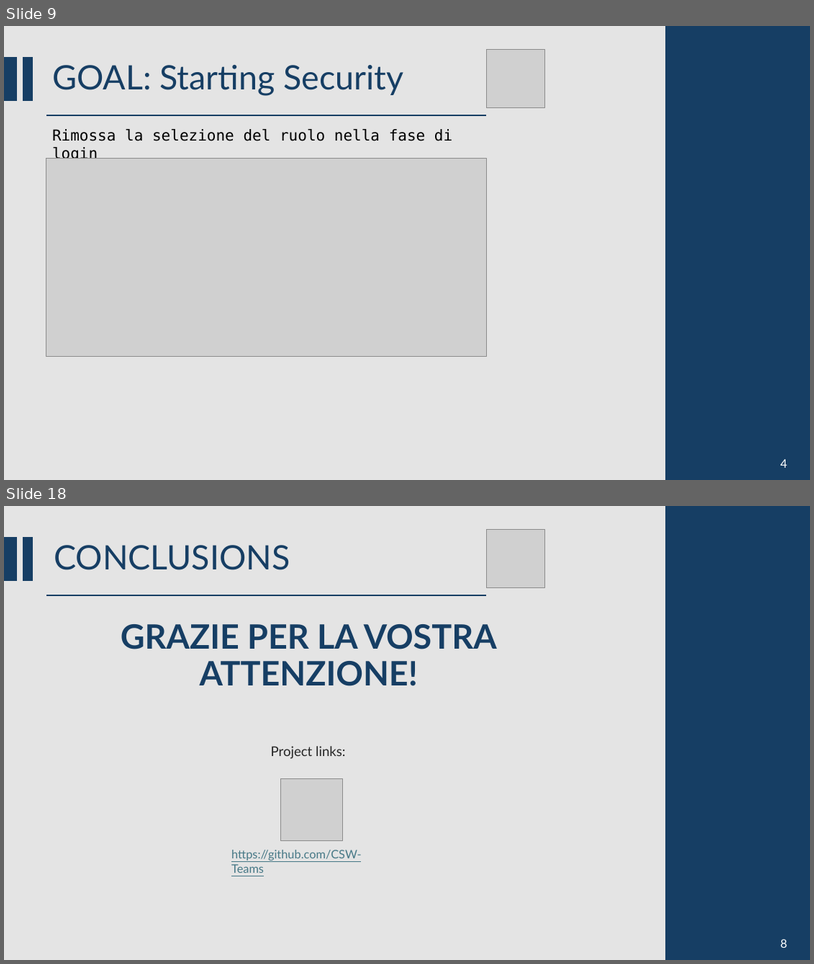
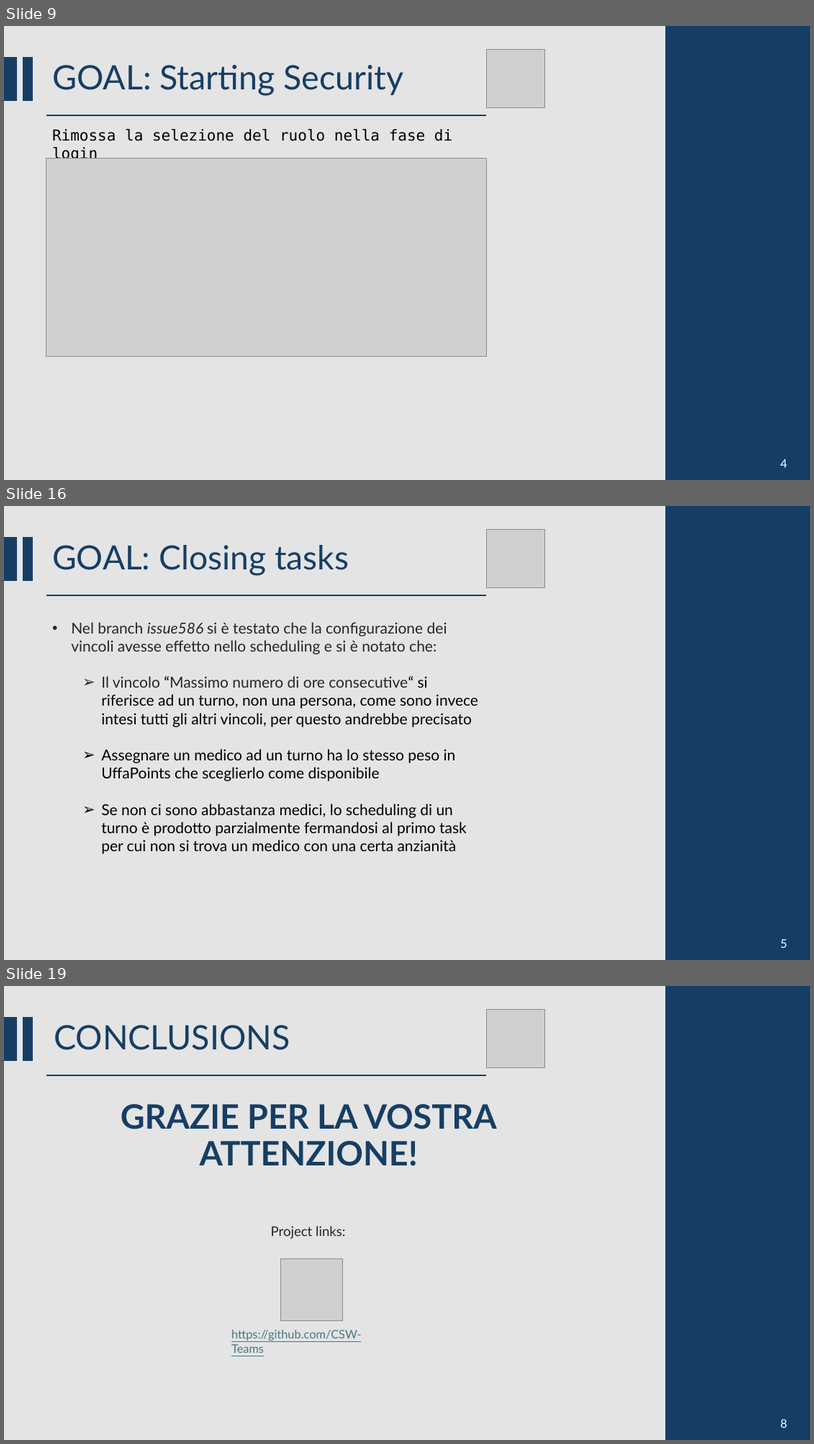
Before and after one commit to CSW-Teams/MS3-docs, a slide deck: ShiftsHappen/Sprint 1/CSW Sprint 1.pptm. Shown one above the other, each under a label of ours: slides 9 and 18 before the commit, slides 9, 16 and 19 after it; the slides between them are not shown. The pictures are 814x964 and 814x1444 pixels, drawn with LibreOffice and Linux fonts; fonts in the diff are those of the drawing; grey boxes stand for pictures. Boxes give left, top, right and bottom in pixels: in the first picture for what was removed or moved away, otherwise in the second. Text is boxed around its words. In the diff, an @@ line names an element or a change of style, - is before the commit and + after.

```diff
--- a/ShiftsHappen/Sprint 1/CSW Sprint 1.pptm
+++ b/ShiftsHappen/Sprint 1/CSW Sprint 1.pptm
@@ slide 16 added at (4, 506, 810, 960), background #D9D9D9 at 70% opacity @@
@@ rectangle added at (666, 506, 810, 960), fill #163E64, outline #163E64 1.5 pt @@
@@ rectangle added at (4, 538, 17, 580), fill #163E64, outline #163E64 1.5 pt @@
@@ rectangle added at (23, 538, 32, 580), fill #163E64, outline #163E64 1.5 pt @@
@@ title added at (52, 545, 349, 576), 39.6 pt, text #163E64 @@
+GOAL: Closing tasks
@@ picture added at (486, 530, 545, 588) @@
@@ line added from (46, 595) to (486, 595), #163E64 1.5 pt @@
@@ text added at (71, 622, 478, 854), 18 pt, text #000000 @@
+• Nel branch issue586 si è testato che la configurazione dei vincoli avesse effetto nello scheduling e si è notato che:
+  ➢ Il vincolo “Massimo numero di ore consecutive“ si riferisce ad un turno, non una persona, come sono invece intesi tutti gli altri vincoli, per questo andrebbe precisato
+  ➢ Assegnare un medico ad un turno ha lo stesso peso in UffaPoints che sceglierlo come disponibile
+  ➢ Se non ci sono abbastanza medici, lo scheduling di un turno è prodotto parzialmente fermandosi al primo task per cui non si trova un medico con una certa anzianità
@@ text added at (781, 939, 787, 947), 14 pt, text #FFFFFF @@
+5
@@ what was slide 18 is now slide 19 @@
```
Also in this commit, not shown: 10 slides changed.
